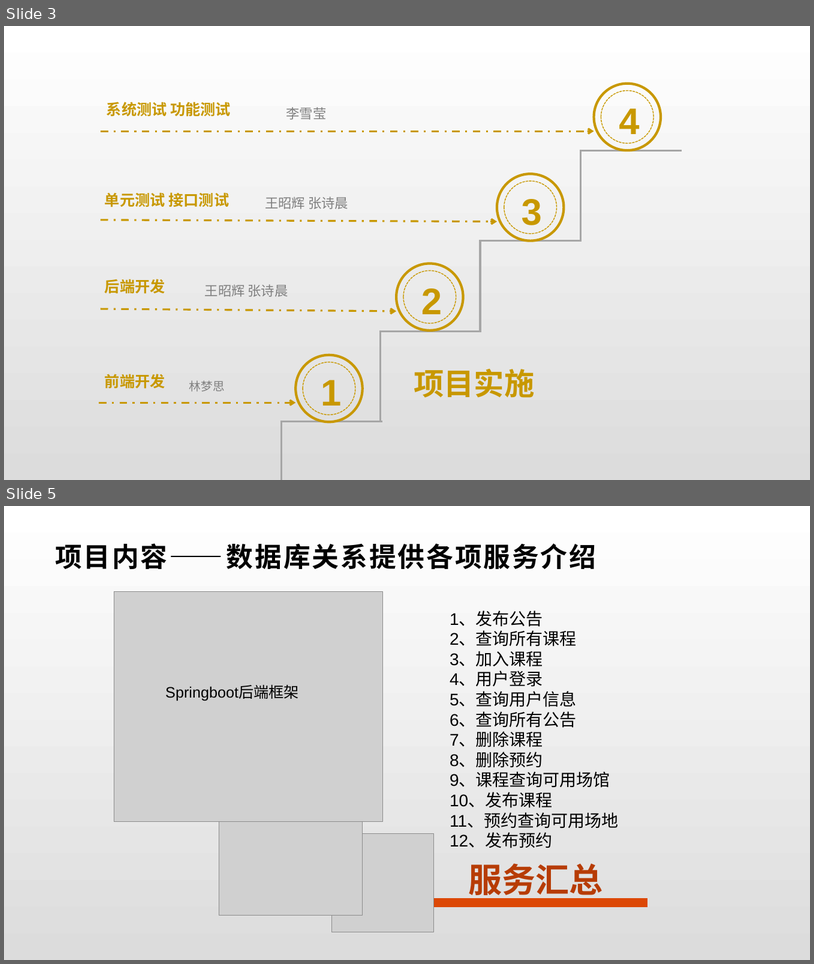
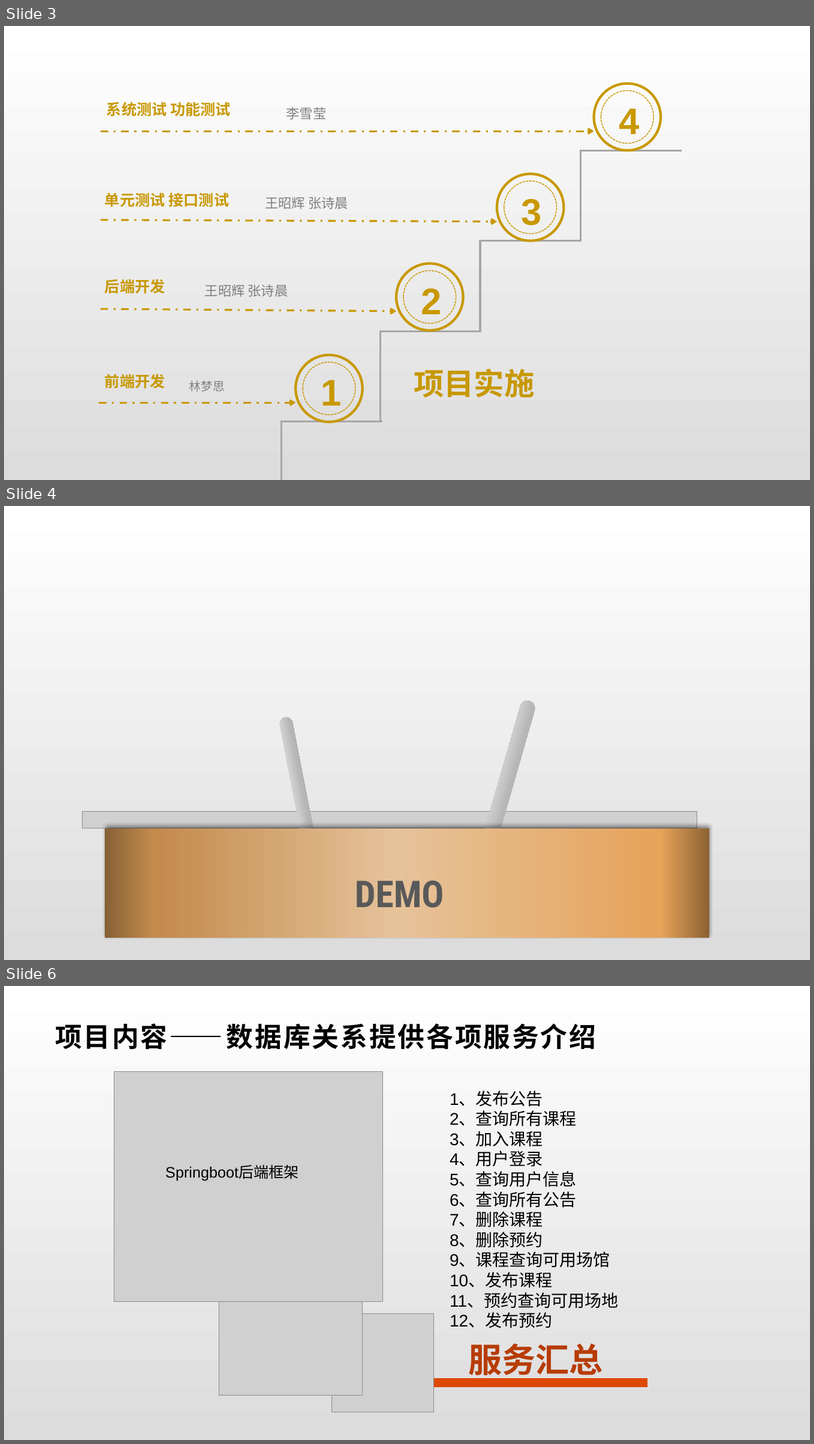
Before and after one commit to wangzh1998/MeetHere, a slide deck: Pre/Group-4-MeetHerePre.pptx. Shown one above the other, each under a label of ours: slides 3 and 5 before the commit, slides 3, 4 and 6 after it; the slides between them are not shown. The pictures are 814x964 and 814x1444 pixels, drawn with LibreOffice and Linux fonts; fonts in the diff are those of the drawing; grey boxes stand for pictures. Boxes give left, top, right and bottom in pixels: in the first picture for what was removed or moved away, otherwise in the second. Text is boxed around its words. In the diff, an @@ line names an element or a change of style, - is before the commit and + after.

```diff
--- a/Pre/Group-4-MeetHerePre.pptx
+++ b/Pre/Group-4-MeetHerePre.pptx
@@ slide 4 added at (4,506,810,960), background gradient #FFFFFF to #DCDCDC @@
@@ rounded rectangle added at (474,699,537,873), fill gradient #808080 to #B7B7B7 to #D9D9D9 to #878787 @@
@@ rounded rectangle added at (279,716,321,873), fill gradient #808080 to #B7B7B7 to #D9D9D9 to #878787 @@
@@ picture added at (83,811,698,828) @@
@@ rectangle added at (105,828,710,937), fill gradient #896136 to #C38B4D to #E6C29A to #E7A45B to #8C6233 @@
@@ text added at (355,880,444,907), 44 pt, text #595959, bold @@
+DEMO
@@ what was slide 5 is now slide 6 @@
```
Also in this commit, not shown: 4 slides changed, 10 other slides added, 1 slide removed.
